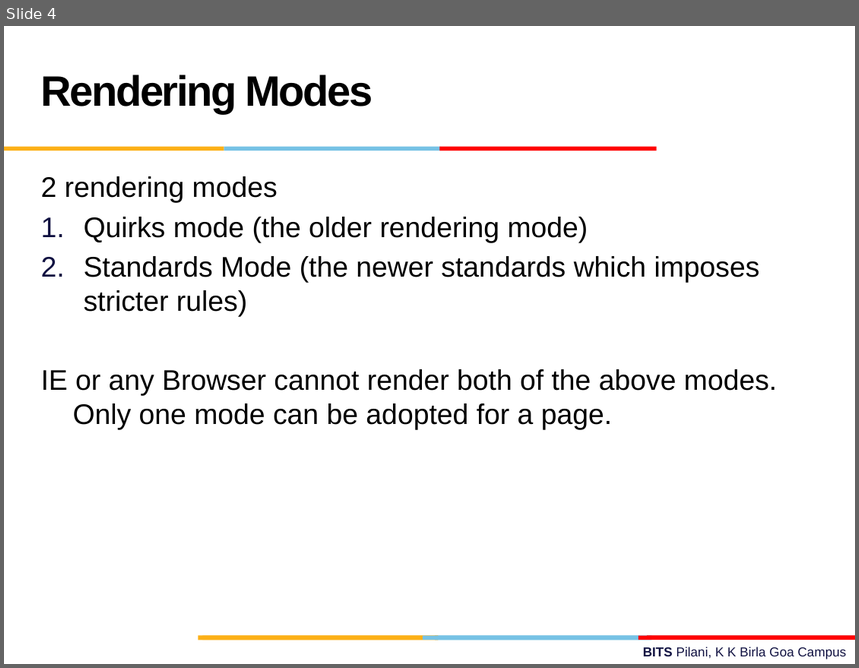
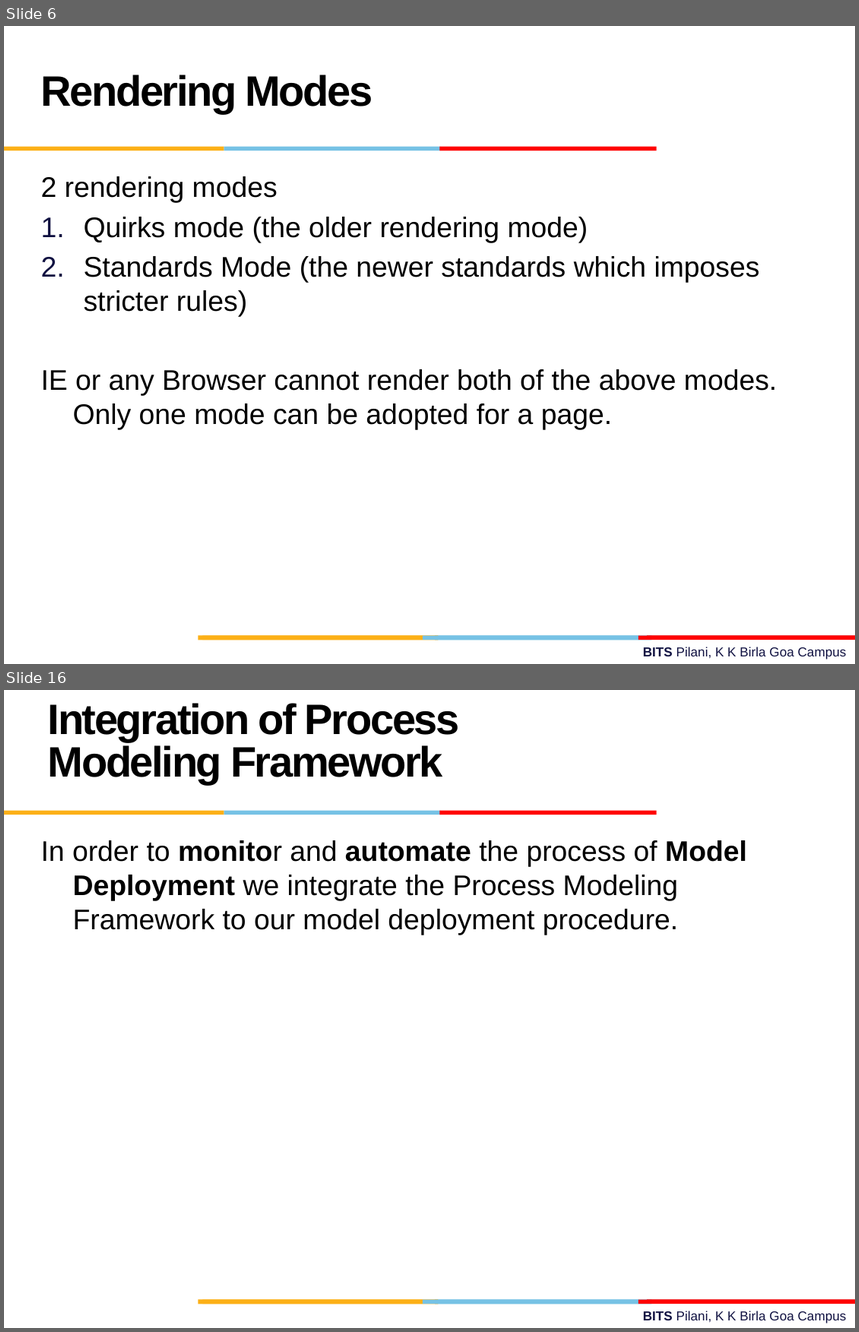
Before and after one commit to vidgit/Web_Projects, a slide deck: Report.pptx. Shown one above the other, each under a label of ours: slide 4 before the commit, slides 6 and 16 after it; the slides between them are not shown. The pictures are 859x668 and 859x1332 pixels, drawn with LibreOffice and Linux fonts; fonts in the diff are those of the drawing; background and template pictures are left out. Boxes give left, top, right and bottom in pixels: in the first picture for what was removed or moved away, otherwise in the second. Text is boxed around its words. In the diff, an @@ line names an element or a change of style, - is before the commit and + after.

```diff
--- a/Report.pptx
+++ b/Report.pptx
@@ slide 16 added at [4, 690, 855, 1328], background #FFFFFF; not listed: 10 template elements that a slide beside it also shows @@
@@ text added at [48, 703, 460, 784], 36 pt, text #000000, bold @@
+Integration of Process Modeling Framework
@@ text added at [41, 840, 747, 935], 24 pt, text #000000 @@
+In order to monitor and automate the process of Model Deployment we integrate the Process Modeling Framework to our model deployment procedure.
@@ what was slide 4 is now slide 6 @@
```
Also in this commit, not shown: 1 slide changed, 28 other slides added, 1 slide removed, 1 other file.
